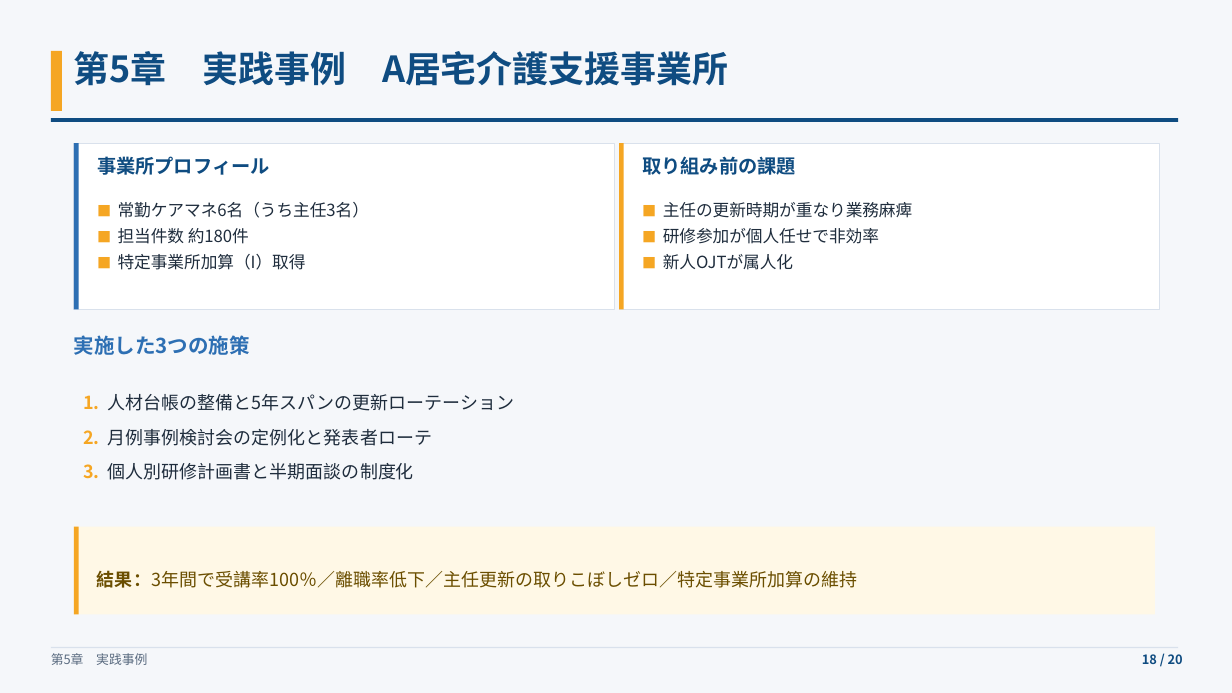
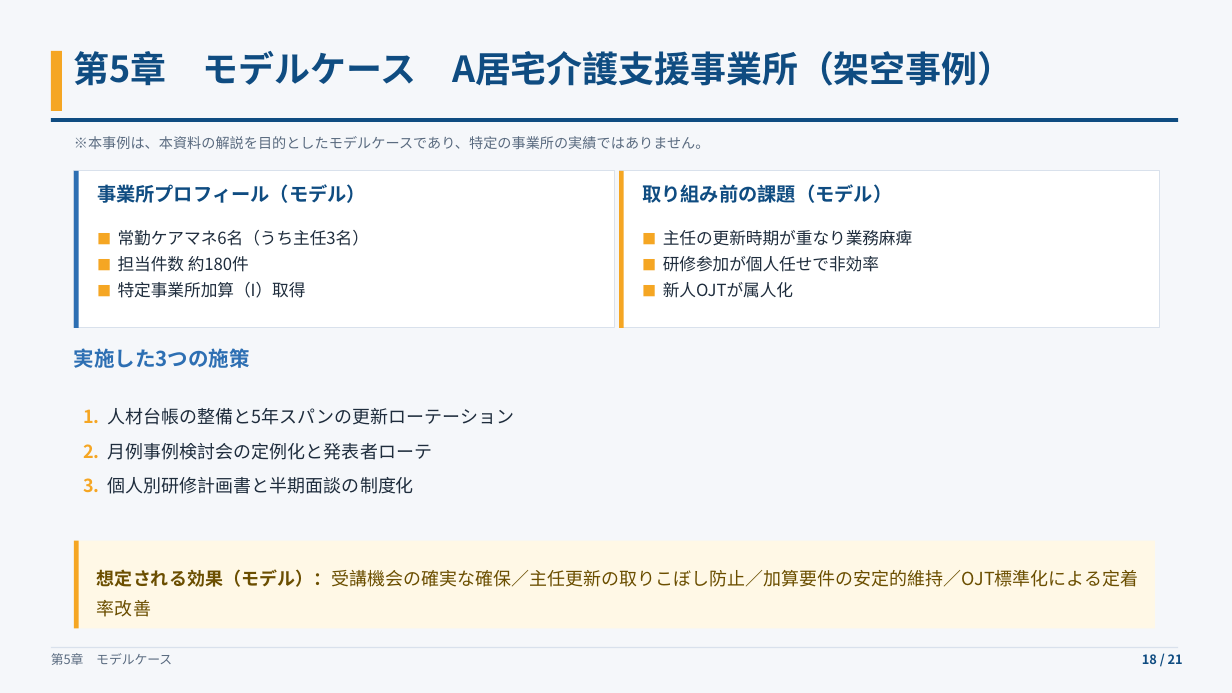
Before and after one commit to tohmichi18-stack/kaigo-ga-app, a slide deck: slide 18 of slides/法定研修制度改正への対応と主任ケアマネ更新研修の戦略.pptx. Drawn at 1232x693 pixels with LibreOffice and Linux fonts; fonts in the diff are those of the drawing. Boxes give left, top, right and bottom in pixels: in the first picture for what was removed or moved away, otherwise in the second. Text is boxed around its words. In the diff, an @@ line names an element or a change of style, - is before the commit and + after.

```diff
--- a/slides/法定研修制度改正への対応と主任ケアマネ更新研修の戦略.pptx
+++ b/slides/法定研修制度改正への対応と主任ケアマネ更新研修の戦略.pptx
@@ text at box(74, 51, 1013, 86): text changed @@
-第5章 実践事例 A居宅介護支援事業所
+第5章 モデルケース A居宅介護支援事業所（架空事例）
@@ text added at box(74, 136, 710, 149), 11 pt, text #5A6B80 @@
+※本事例は、本資料の解説を目的としたモデルケースであり、特定の事業所の実績ではありません。
@@ rectangle: place and size @@
-rectangle at box(74, 143, 615, 310)
+rectangle at box(74, 171, 615, 328)
@@ rectangle: place and size @@
-rectangle at box(74, 143, 79, 310)
+rectangle at box(74, 171, 79, 328)
@@ rectangle: place and size @@
-rectangle at box(619, 143, 1160, 310)
+rectangle at box(619, 171, 1160, 328)
@@ rectangle: place and size @@
-rectangle at box(619, 143, 624, 310)
+rectangle at box(619, 171, 624, 328)
@@ text at box(97, 184, 366, 203): text changed @@
-事業所プロフィール
+事業所プロフィール（モデル）
@@ text at box(642, 184, 892, 203): text changed @@
-取り組み前の課題
+取り組み前の課題（モデル）
@@ text "■ 常勤ケアマネ6名（うち主任3名）": place and size @@
-text "■ 常勤ケアマネ6名（うち主任3名）" at box(118, 202, 369, 270)
+text "■ 常勤ケアマネ6名（うち主任3名）" at box(118, 230, 369, 298)
@@ text "■ 主任の更新時期が重なり業務麻痺": place and size @@
-text "■ 主任の更新時期が重なり業務麻痺" at box(663, 202, 913, 270)
+text "■ 主任の更新時期が重なり業務麻痺" at box(663, 230, 913, 298)
@@ 2 texts, 2 rectangles: place and size @@
-2 texts, 2 rectangles at box(74, 335, 1155, 615)
+2 texts, 2 rectangles at box(74, 348, 1155, 628)
@@ text at box(97, 569, 1138, 587): text changed @@
-結果：3年間で受講率100％／離職率低下／主任更新の取りこぼしゼロ／特定事業所加算の維持
+想定される効果（モデル）：受講機会の確実な確保／主任更新の取りこぼし防止／加算要件の安定的維持／OJT標準化による定着率改善
@@ text at box(51, 653, 172, 665): text changed @@
-第5章 実践事例
+第5章 モデルケース
@@ text at box(1142, 654, 1183, 664): text changed @@
-18 / 20
+18 / 21
```
Also in this commit, not shown: 18 other slides changed, 1 slide added, 2 other files.
